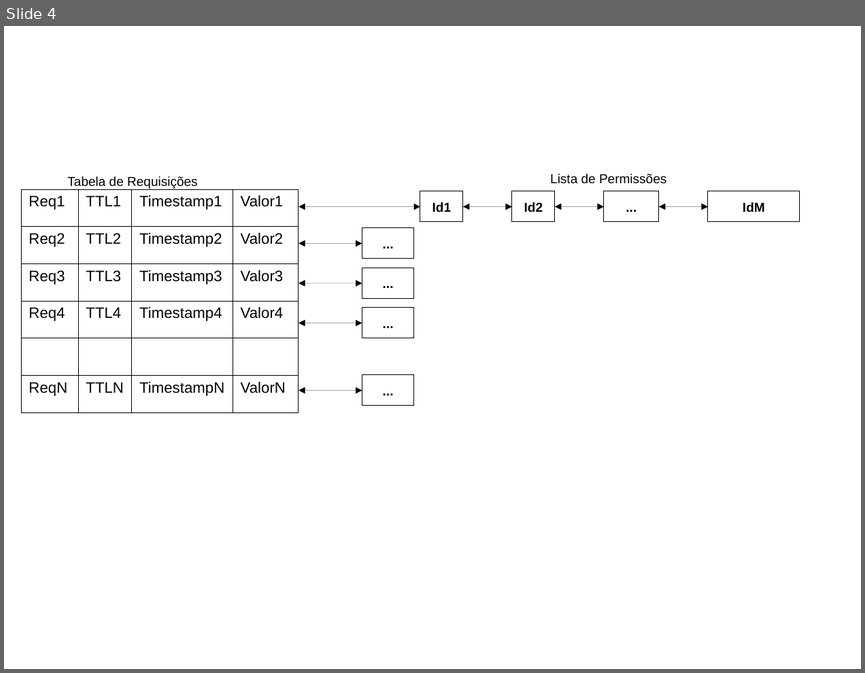
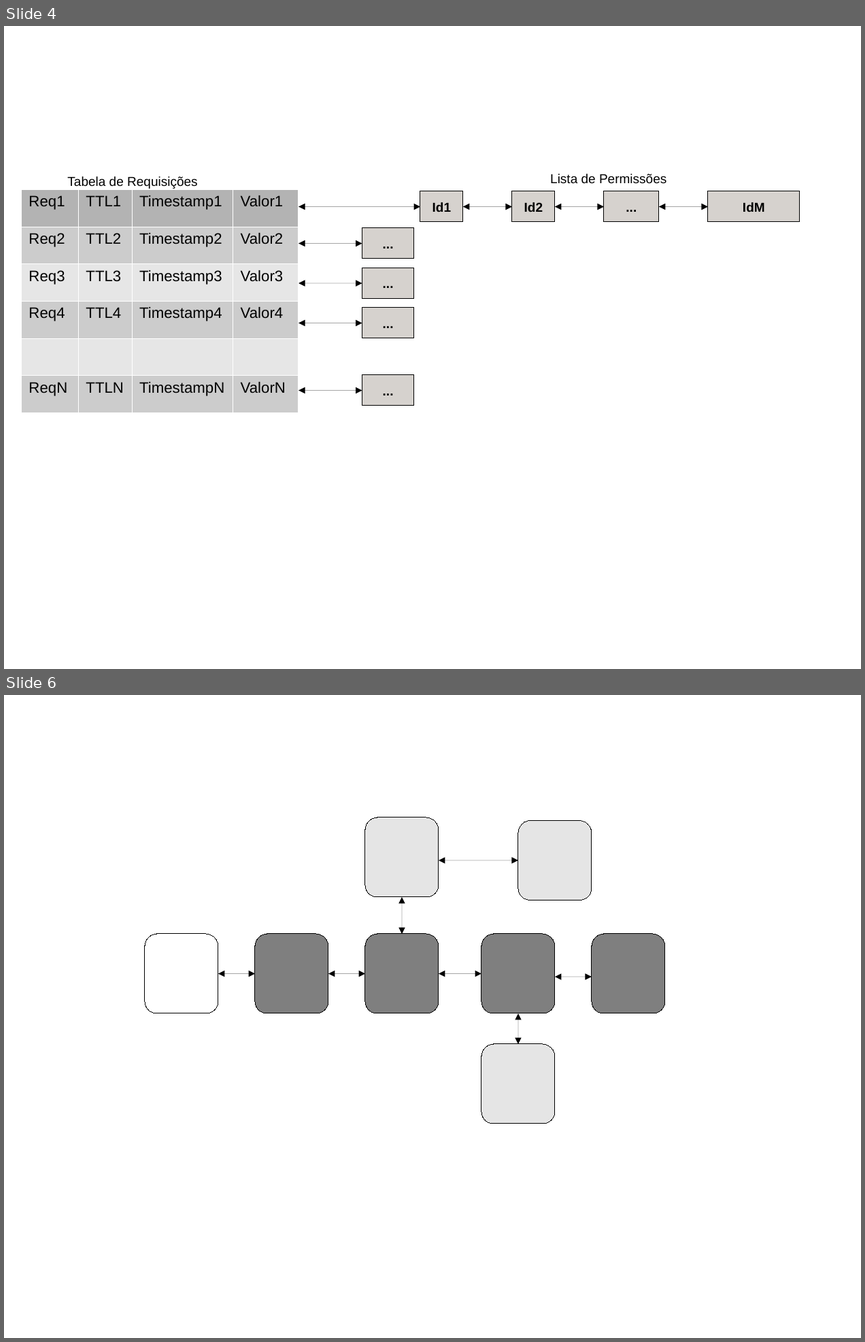
Before and after one commit to Juliano1612/arquitetura-iot, a slide deck: images/automata.odp. Shown one above the other, each under a label of ours: slide 4 before the commit, slides 4 and 6 after it; the slides between them are not shown. The pictures are 865x673 and 865x1342 pixels, drawn with LibreOffice and Linux fonts; fonts in the diff are those of the drawing. Boxes give left, top, right and bottom in pixels: in the first picture for what was removed or moved away, otherwise in the second. Text is boxed around its words. In the diff, an @@ line names an element or a change of style, - is before the commit and + after.

```diff
--- a/images/automata.odp
+++ b/images/automata.odp
@@ slide 6 added at box(4, 695, 861, 1338), background #FFFFFF @@
@@ rounded rectangle added at box(366, 817, 439, 896), fill #CCCCCC at 50% opacity, outline #000000 0 pt @@
@@ rounded rectangle added at box(518, 820, 591, 900), fill #CCCCCC at 50% opacity, outline #000000 0 pt @@
@@ double arrow added from (518, 861) to (439, 861), #000000 0 pt @@
@@ double arrow added from (402, 897) to (402, 934), #000000 0 pt @@
@@ rounded rectangle added at box(145, 934, 218, 1013), fill #FFFFFF at 50% opacity, outline #000000 0 pt @@
@@ rounded rectangle added at box(255, 934, 328, 1013), fill #000000 at 50% opacity, outline #000000 0 pt @@
@@ rounded rectangle added at box(366, 934, 439, 1013), fill #000000 at 50% opacity, outline #000000 0 pt @@
@@ rounded rectangle added at box(481, 934, 555, 1013), fill #000000 at 50% opacity, outline #000000 0 pt @@
@@ rounded rectangle added at box(592, 934, 665, 1013), fill #000000 at 50% opacity, outline #000000 0 pt @@
@@ double arrow added from (255, 973) to (219, 973), #000000 0 pt @@
@@ double arrow added from (366, 973) to (328, 973), #000000 0 pt @@
@@ double arrow added from (481, 973) to (439, 973), #000000 0 pt @@
@@ double arrow added from (592, 977) to (555, 977), #000000 0 pt @@
@@ double arrow added from (518, 1044) to (518, 1013), #000000 0 pt @@
@@ rounded rectangle added at box(481, 1044, 555, 1123), fill #CCCCCC at 50% opacity, outline #000000 0 pt @@
@@ slide 4 changed as well @@
@@ table at box(21, 189, 298, 412) @@
@@ fill none to #B3B3B3 in row 1 @@
@@ fill none to #CCCCCC in 12 cells @@
@@ fill none to #E6E6E6 in row 3 @@
@@ borders changed @@
@@ fill none to #AEA79F at 50% opacity in 8 elements at box(420, 192, 463, 222), box(513, 192, 555, 222), box(708, 192, 800, 222), box(604, 192, 660, 222), box(362, 228, 415, 259), box(362, 308, 415, 337), box(362, 375, 415, 405), box(362, 268, 415, 298) @@
```
Also in this commit, not shown: 3 other slides changed, 1 other slide added, 1 other file.
